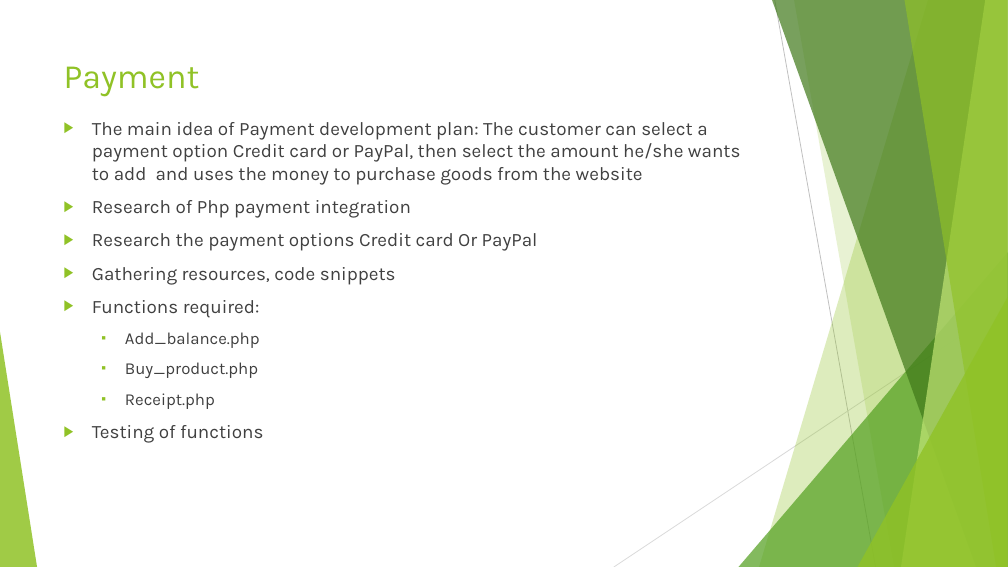
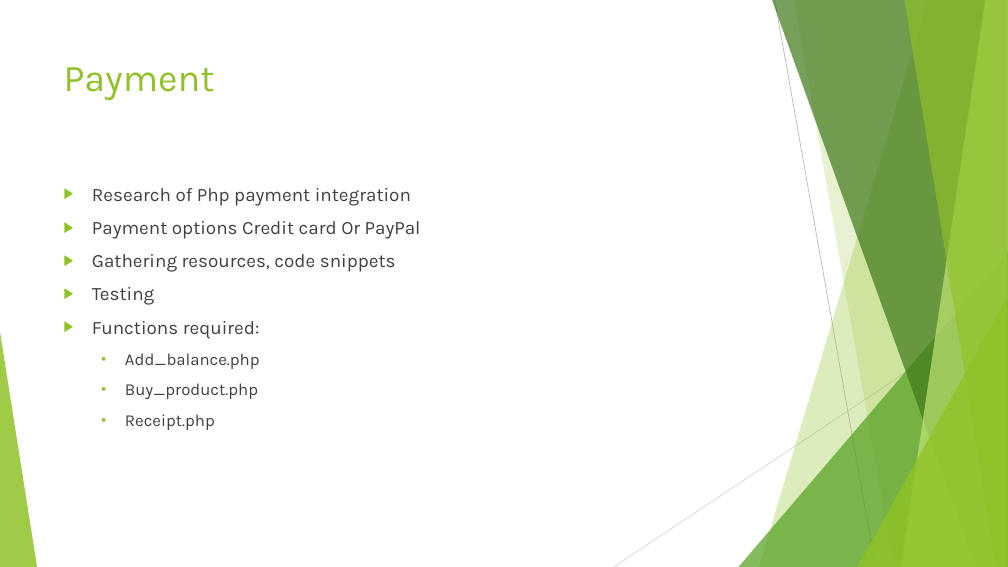
Before and after one commit to ASA786/supermarket_app, a slide deck: slide 17 of Team Project/Presentation.pptx (slide 16 before the commit). Drawn at 1008x567 pixels with LibreOffice and Linux fonts; fonts in the diff are those of the drawing. Boxes give left, top, right and bottom in pixels: in the first picture for what was removed or moved away, otherwise in the second. Text is boxed around its words. In the diff, an @@ line names an element or a change of style, - is before the commit and + after.

```diff
--- a/Team Project/Presentation.pptx
+++ b/Team Project/Presentation.pptx
@@ title "Payment" at <box>64,67,215,101</box>: size 32.4 to 36 pt @@
@@ text at <box>92,122,741,185</box>: paragraph removed @@
-▶ The main idea of Payment development plan: The customer can select a payment option Credit card or PayPal, then select the amount he/she wants to add and uses the money to purchase goods from the website
@@ text "Research of Php payment integration": place and size @@
-text "Research of Php payment integration" at <box>92,122,741,443</box>
+text "Research of Php payment integration" at <box>92,188,421,430</box>
@@ text at <box>92,221,421,239</box>: text changed @@
-▶ Research the payment options Credit card Or PayPal
+▶ Payment options Credit card Or PayPal
@@ text at <box>92,287,154,305</box>: paragraph added @@
+▶ Testing
@@ text at <box>92,425,263,443</box>: paragraph removed @@
-▶ Testing of functions
```
Also in this commit, not shown: 1 other slide changed, 2 slides added.
